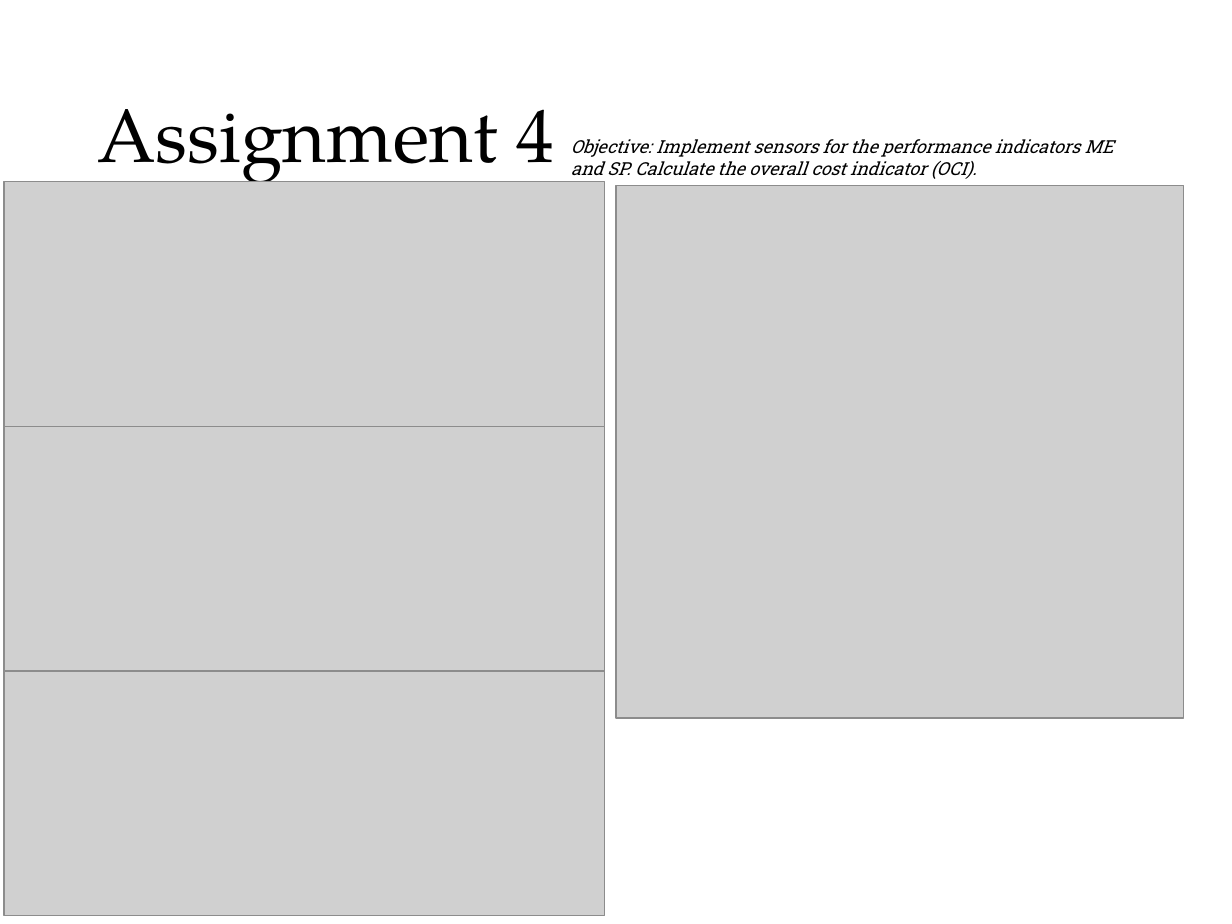
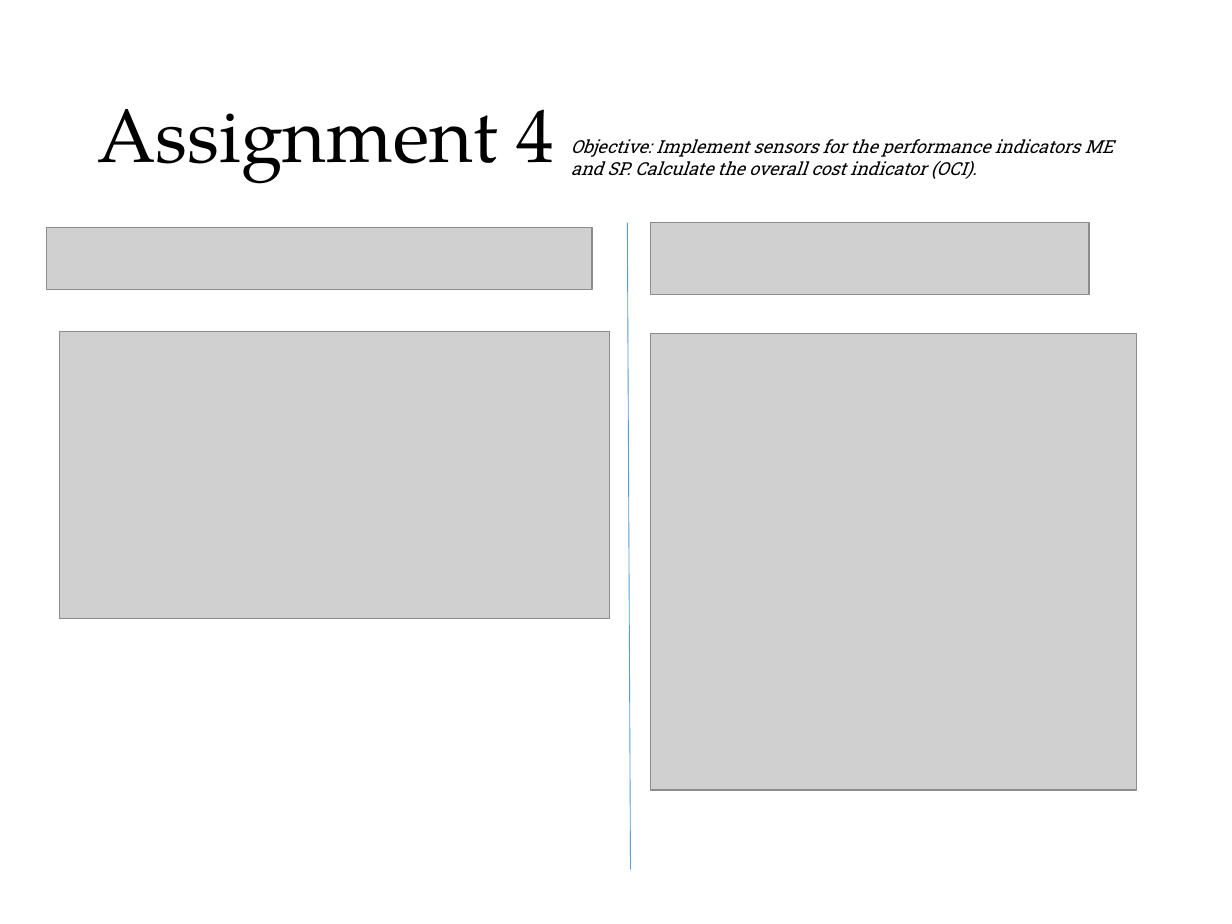
Before and after one commit to larsXYZ/Modelica_Project, a slide deck: slide 8 of Modelica Project Midterm.pptx. Drawn at 1232x924 pixels with LibreOffice and Linux fonts; fonts in the diff are those of the drawing; grey boxes stand for pictures. Boxes give left, top, right and bottom in pixels: in the first picture for what was removed or moved away, otherwise in the second. Text is boxed around its words. In the diff, an @@ line names an element or a change of style, - is before the commit and + after.

```diff
--- a/Modelica Project Midterm.pptx
+++ b/Modelica Project Midterm.pptx
@@ picture removed at [4, 181, 605, 426] @@
@@ picture added at [47, 228, 593, 290] @@
@@ line added from (627, 223) to (631, 870), #5B9BD5 0.5 pt @@
@@ picture added at [650, 223, 1089, 294] @@
@@ picture: place and size @@
-picture at [4, 426, 605, 671]
+picture at [59, 331, 610, 618]
@@ picture: place and size @@
-picture at [616, 186, 1184, 718]
+picture at [650, 334, 1137, 791]
@@ picture removed at [4, 671, 605, 917] @@
```
Also in this commit, not shown: 2 slides added.
